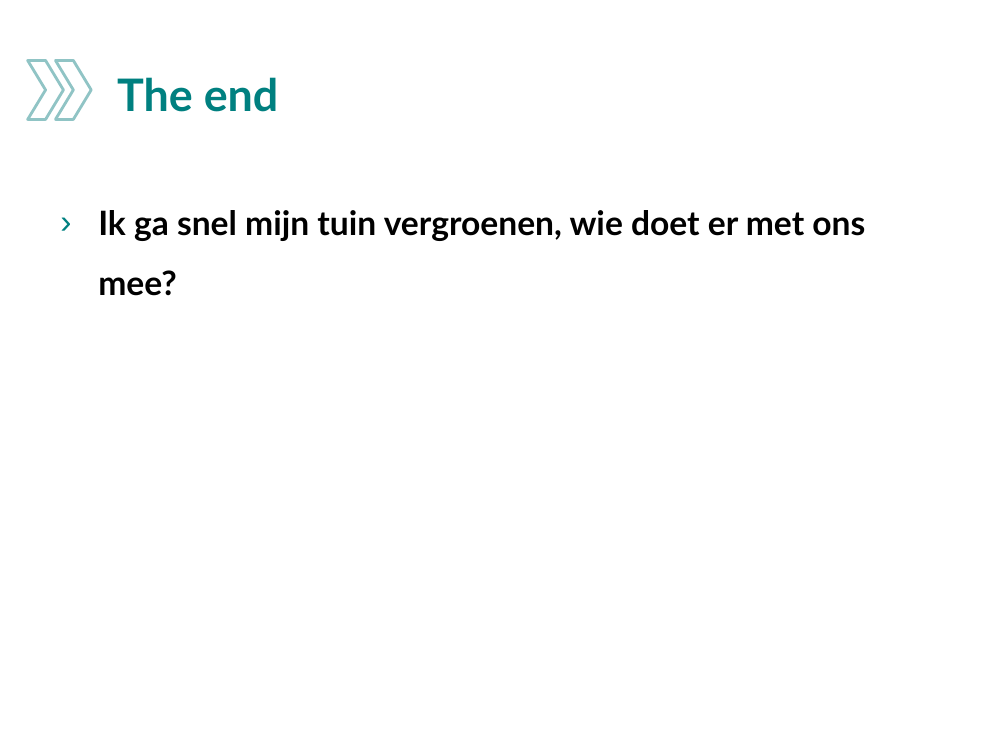
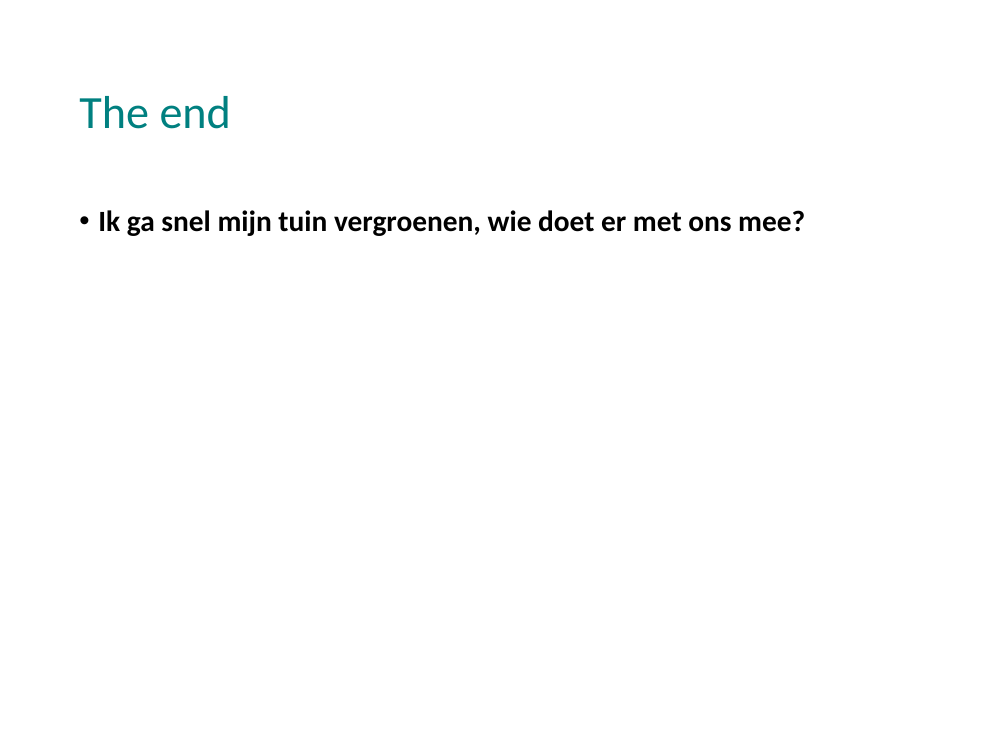
Before and after one commit to esquire900/hackaton-2020, a slide deck: slide 14 of presentatie.pptx (slide 15 before the commit). Drawn at 1008x756 pixels with LibreOffice and Linux fonts; fonts in the diff are those of the drawing; background and template pictures are left out. Boxes give left, top, right and bottom in pixels: in the first picture for what was removed or moved away, otherwise in the second. Text is boxed around its words. In the diff, an @@ line names an element or a change of style, - is before the commit and + after.

```diff
--- a/presentatie.pptx
+++ b/presentatie.pptx
@@ title "The end": place and size @@
-title "The end" at [117, 77, 279, 112]
+title "The end" at [79, 96, 231, 129]
@@ title "The end" at [79, 96, 231, 129]: size 32 to 33 pt, font Lato to Calibri, bold off; line spacing 1 to 0.9 @@
@@ chevron removed at [28, 60, 64, 119] @@
@@ chevron removed at [55, 60, 91, 119] @@
@@ text "Ik ga snel mijn tuin ..." at [98, 210, 805, 236]: size 24 to 21 pt, font Lato to Calibri; bullet › to •; line spacing 1.5 to 0.9; more space between paragraphs @@
```
Also in this commit, not shown: 12 other slides changed, 1 slide added, 2 slides removed, 2 other files.
